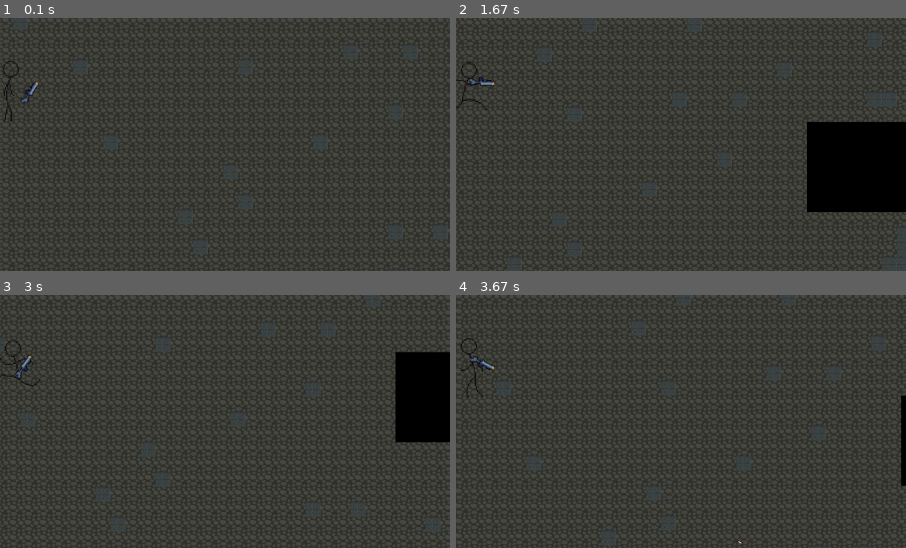
Above: before the commit, frames 1-4 (two rows, left to right).
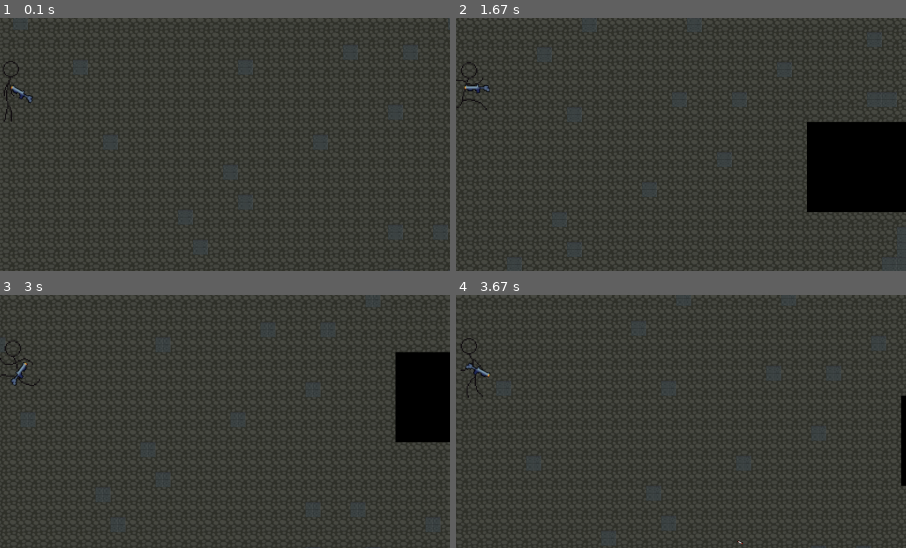
Above: after the commit, the same moments.

Repository: Flugerops/Down-to-the-roots-pygame
Game: pygame game, started from game.py
Two runs of this game, one before a commit and one after it. Both use one fixed random seed, a clock stepped at 60 frames per second and the inputs below.
Inputs (mouse positions are % of the whole screen's width and height, from its top left):
- Up to frame 1 (0.1 s): no input
- Up to frame 2 (1.67 s): click (50, 50) at 0.38 s; hold D 0.67-1.13 s; click (82, 47) at 0.75 s; hold W 1.17-1.47 s; click (51, 57) at 1.25 s; hold D from 1.5 s (still down); click (26, 51) at 1.58 s
- Up to frame 3 (3 s): release D at 1.97 s; hold A 2-2.53 s; click (60, 72) at 2.08 s; hold S 2.57-2.87 s; click (19, 74) at 2.65 s; hold A from 2.9 s (still down); click (65, 15) at 2.98 s
- Up to frame 4 (3.67 s): release A at 3.3 s; hold W from 3.33 s (still down); click (87, 85) at 3.42 s
The pictures show only the part of the screen within x 49-99%, y 37-87%; the shares and areas given below are measured in that part.

The runs differ from the first frame. In frame 1, 0.2% of the frame differs, in the area x 2-9%, y 24-34%; in frame 2, 0.2%, in the area x 1-9%, y 23-30%; in frame 3, 0.1%; in frame 4, 0.2%.

Commit message:
weapon update

Diff:
--- a/entities/player.py
+++ b/entities/player.py
@@ -80,13 +80,13 @@
 
     def handle_weapons(self, screen):
         self.get_mouse_pos()
-        weapon_copy = transform.rotate(self.weapon_img, -self.angle)
-        offset_x = self.rect.centerx - WIDTH // 2
-        offset_y = self.rect.centery - HEIGHT // 2 + 20
-        if self.x_changed_mouse < 0:
-            weapon_copy = transform.flip(weapon_copy, False, True)
-            weapon_copy = transform.rotate(weapon_copy, self.angle)
-
+        if self.angle < -90 or self.angle > 90:
+            weapon_copy = transform.flip(self.weapon_img, False, True)
+            weapon_copy = transform.rotate(weapon_copy, -self.angle)
+        else:
+            weapon_copy = transform.rotate(self.weapon_img, -self.angle)
+        offset_x = self.rect.centerx - WIDTH // 2 + 10
+        offset_y = self.rect.centery - HEIGHT // 2 + 5
         screen.blit(weapon_copy, (self.rect.centerx - offset_x, self.rect.centery - offset_y))
 
     def get_mouse_pos(self):
